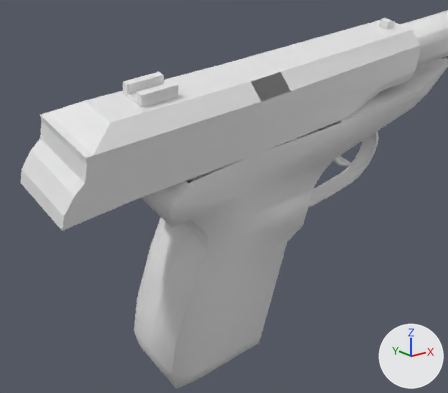
One commit to the OBJ model Vertex_Animation_Compiler/Assets/Makarov_Pistol_Reload142.obj: the scene before it, then after it.
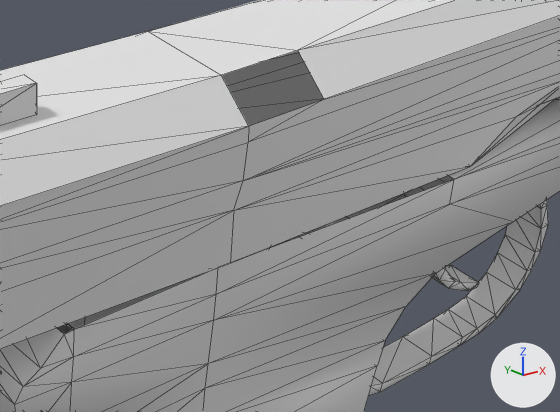
Each version appears first from a 50 mm lens placed at (0.2183, -0.2699, -0.0232), pointed at (0.3346, -0.1245, -0.0814), and next in a close-up on the part from 37% to 86% of the width and 13% to 54% of the height. Arrows for +X, +Y and +Z are at lower right; the lights stay in place. The close-ups show mesh edges as thin lines. Where no turn or scale is listed for an object, it has been applied to the vertices.

In view in the first close-up: 'Rest_of_the_gun_Sphere', 'Top_Slider_Sphere.001'.
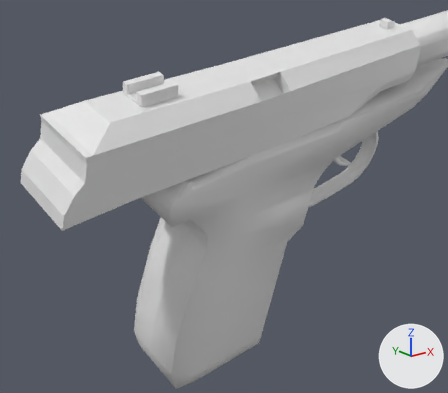
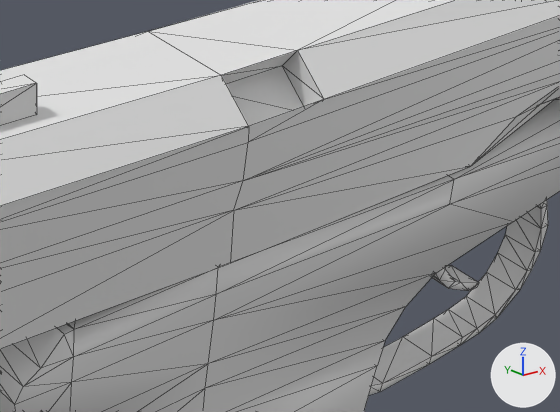
Boxes [x1, y1, x2, y2] around the edits, measured in the close-ups (560 x 412 px):
```json
{"part": 1, "of": "me_rest_of_the_gun_sphere", "change": "added", "after": [57, 175, 453, 334]}
{"part": 2, "of": "me_top_slider_sphere_001", "change": "added", "after": [222, 50, 324, 126]}
```

Scene script edits in JSON lines:
```json
{"block": "me_rest_of_the_gun_sphere", "where": "me_rest_of_the_gun_sphere.from_pydata(...)  # 272 vertices, 519 faces; spans x 0.3104..0.4551, y -0.1347..-0.0808, z -0.1591..-0.0255"}
{"block": "me_rest_of_the_gun_sphere", "where": "# used by ob_rest_of_the_gun_sphere; location = (0.0, 0.0, 0.0)"}
{"block": "me_rest_of_the_gun_sphere", "where": "# verts and faces of me_rest_of_the_gun_sphere; kept vertices keep their numbers, new ones are numbered from 272"}
{"block": "me_rest_of_the_gun_sphere", "where": "# before: 164 (0.3778, -0.109, -0.0545), 166 (0.3163, -0.1315, -0.0722) at pixel (64, 334), 175 (0.3176, -0.1316, -0.0718) at pixel (74, 329), 178 (0.3783, -0.1332, -0.0618) at pixel (454, 179), 179 (0.3381, -0.1324, -0.0677) at pixel (218, 267)"}
{"block": "me_rest_of_the_gun_sphere", "where": "# before: 180 (0.3171, -0.1074, -0.0646), 181 (0.3376, -0.1082, -0.0604), 183 (0.3157, -0.1074, -0.0649)"}
{"block": "me_rest_of_the_gun_sphere", "change": "me_rest_of_the_gun_sphere part 1"}
{"op": "add", "block": "me_rest_of_the_gun_sphere", "code": "faces += [(164, 181, 179), (175, 179, 181), (166, 175, 183), (164, 179, 178), (175, 181, 180), (175, 180, 183)]"}
{"block": "me_top_slider_sphere_001", "where": "# used by ob_top_slider_sphere_001; location = (0.0, 0.0, 0.0)"}
{"op": "remove", "block": "me_top_slider_sphere_001", "code": "me_top_slider_sphere_001.from_pydata(...)  # 127 vertices, 227 faces; spans x 0.2773..0.4148, y -0.1383..-0.1065, z -0.0779..-0.0286"}
{"op": "add", "block": "me_top_slider_sphere_001", "code": "me_top_slider_sphere_001.from_pydata(...)  # 131 vertices, 237 faces; spans x 0.2773..0.4148, y -0.1383..-0.1065, z -0.0779..-0.0286"}
{"block": "me_top_slider_sphere_001", "change": "me_top_slider_sphere_001 part 2"}
{"block": "me_top_slider_sphere_001", "change": "4 vertices are added at (0.3498, -0.1347, -0.0505), (0.3383, -0.1346, -0.0525), (0.3491, -0.1309, -0.0451), (0.3375, -0.1306, -0.0471)"}
{"block": "me_top_slider_sphere_001", "change": "10 new faces join them"}
```
